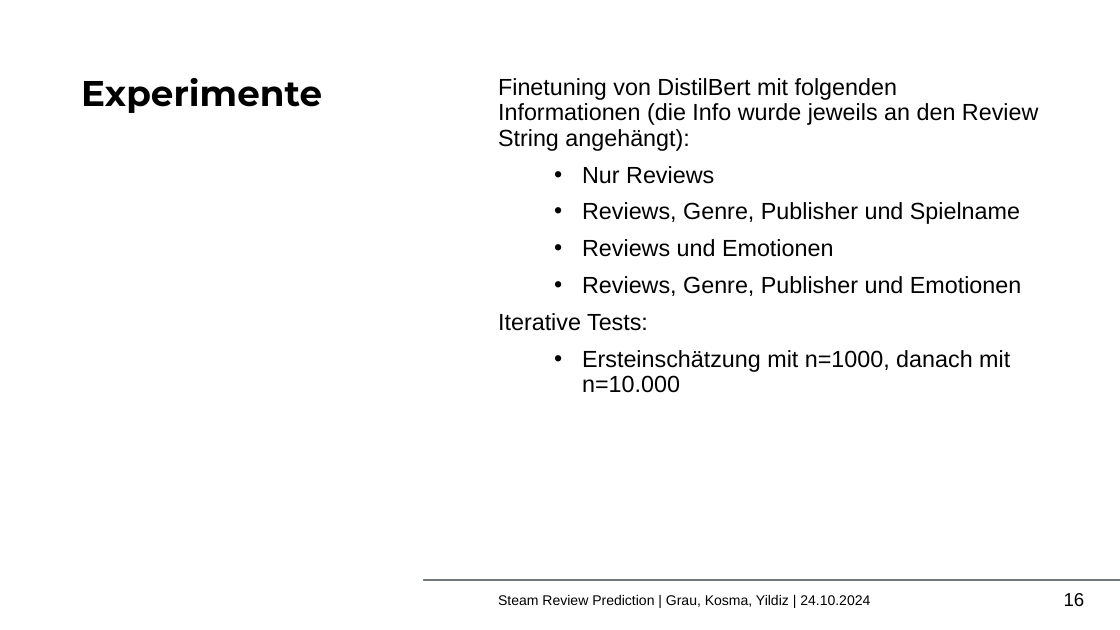
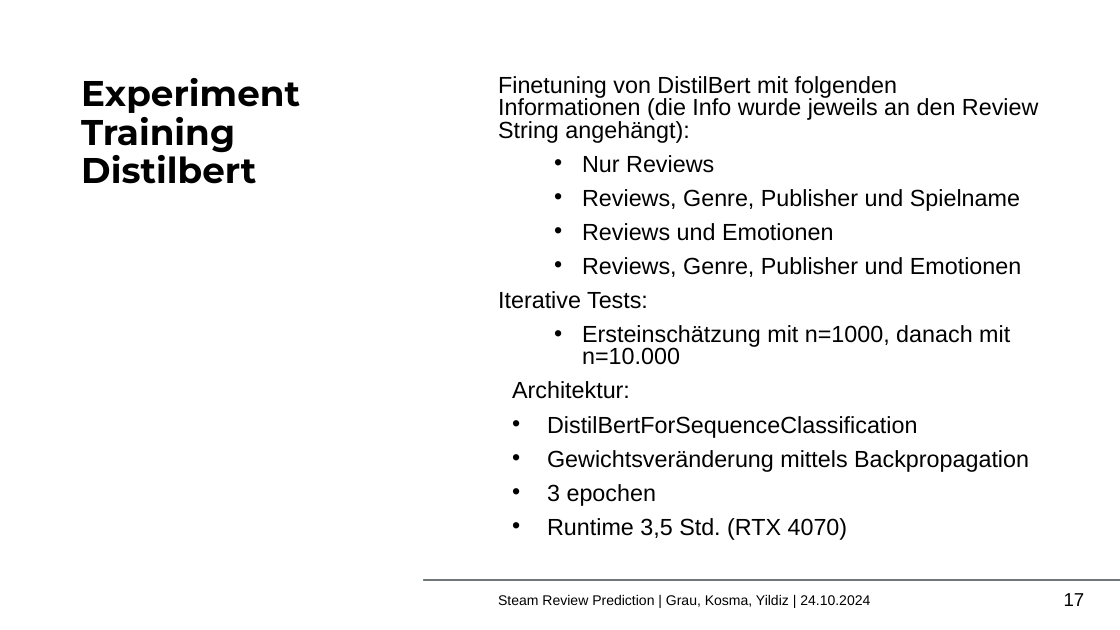
Before and after one commit to mikoyldz/steamrep, a slide deck: slide 17 of Steam Review Predictions.pptx (slide 16 before the commit). Drawn at 1120x630 pixels with LibreOffice and Linux fonts; fonts in the diff are those of the drawing; background and template pictures are left out. Boxes give left, top, right and bottom in pixels: in the first picture for what was removed or moved away, otherwise in the second. Text is boxed around its words. In the diff, an @@ line names an element or a change of style, - is before the commit and + after.

```diff
--- a/Steam Review Predictions.pptx
+++ b/Steam Review Predictions.pptx
@@ title at <box>81,78,300,184</box>: text changed @@
-Experimente
+Experiment
+Training
+Distilbert
@@ text at <box>498,76,1038,365</box>: line spacing 0.9 to 0.8 @@
@@ text at <box>512,381,1029,540</box>: paragraphs added @@
+Architektur:
+• DistilBertForSequenceClassification
+• Gewichtsveränderung mittels Backpropagation
+• 3 epochen
+• Runtime 3,5 Std. (RTX 4070)
@@ page number at <box>1064,593,1085,606</box>: text changed @@
-16
+17
```
Also in this commit, not shown: 4 other slides changed, 2 slides added, 1 other file.
